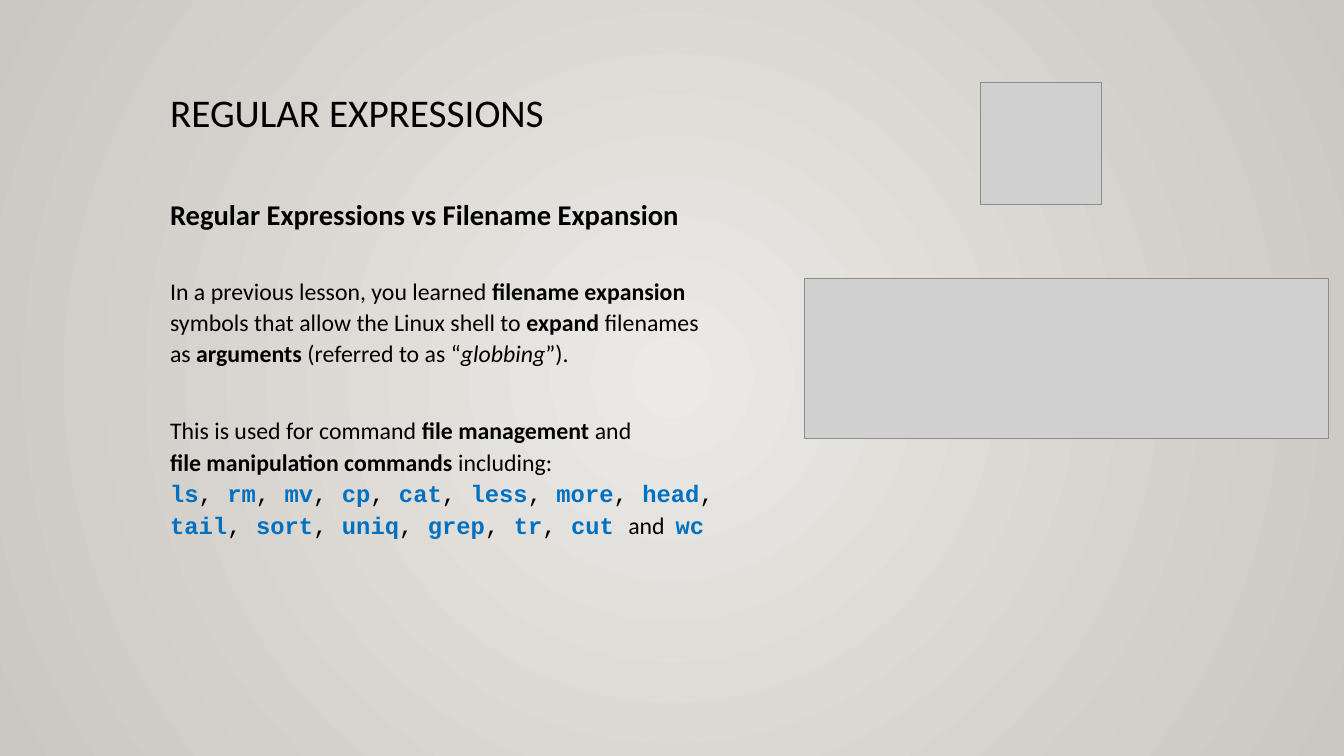
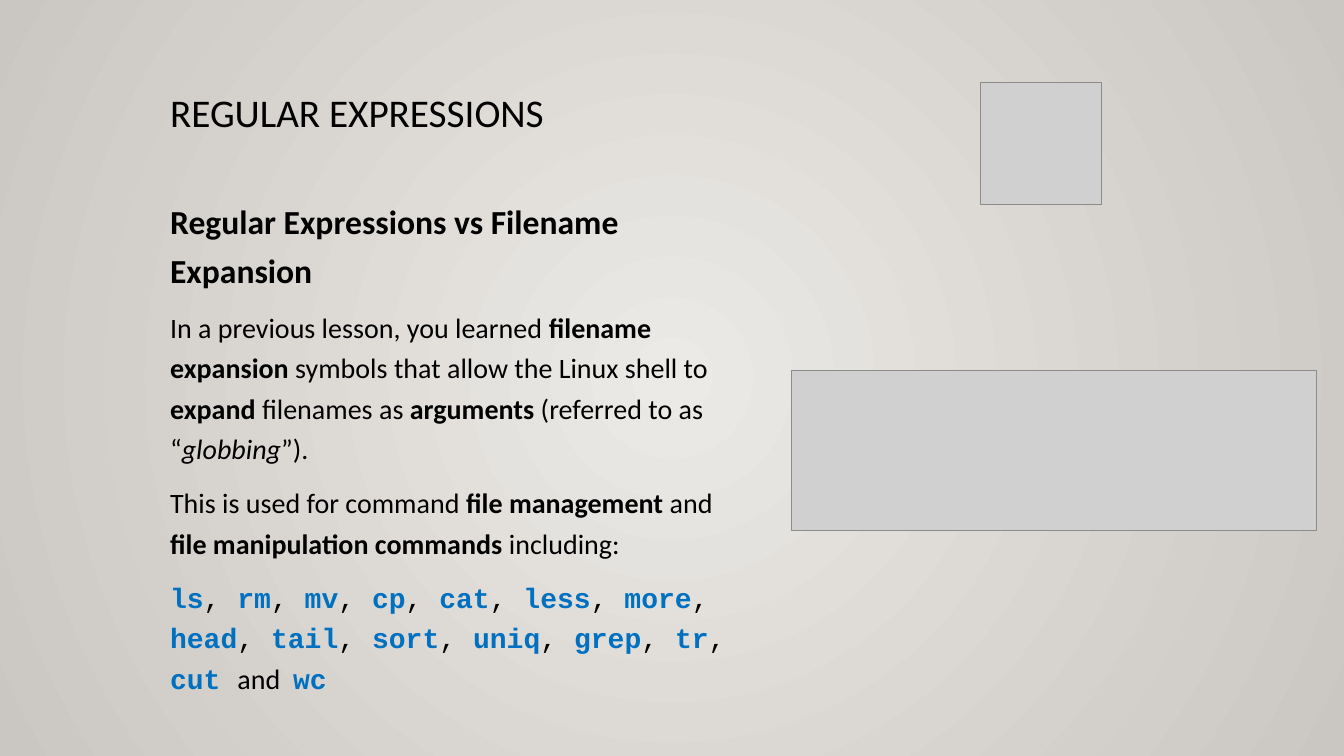
Before and after one commit to ULI101/slides, a slide deck: slide 4 of ULI101-9.1.pptx. Drawn at 1344x756 pixels with LibreOffice and Linux fonts; fonts in the diff are those of the drawing; grey boxes stand for pictures. Boxes give left, top, right and bottom in pixels: in the first picture for what was removed or moved away, otherwise in the second. Text is boxed around its words. In the diff, an @@ line names an element or a change of style, - is before the commit and + after.

```diff
--- a/ULI101-9.1.pptx
+++ b/ULI101-9.1.pptx
@@ text at (170,210,708,464): size 20.4 to 24 pt in "Regular Expressions vs Filename Expansion"; size 17 to 20 pt in "In a previous lesson, you learned filename ..."; line spacing 1.1 to 1.2 @@
@@ picture: place and size @@
-picture at (805,278,1329,439)
+picture at (792,370,1317,530)
@@ text at (170,493,725,690): text changed; size 17 to 20 pt @@
-This is used for command file management and
-file manipulation commands including:
-ls, rm, mv, cp, cat, less, more, head, tail, sort, uniq, grep, tr, cut and wc
+This is used for command file management and
+file manipulation commands including:
+ls, rm, mv, cp, cat, less, more, head, tail, sort, uniq, grep, tr, cut and wc
```
Also in this commit, not shown: 11 other slides changed, 2 other files.
